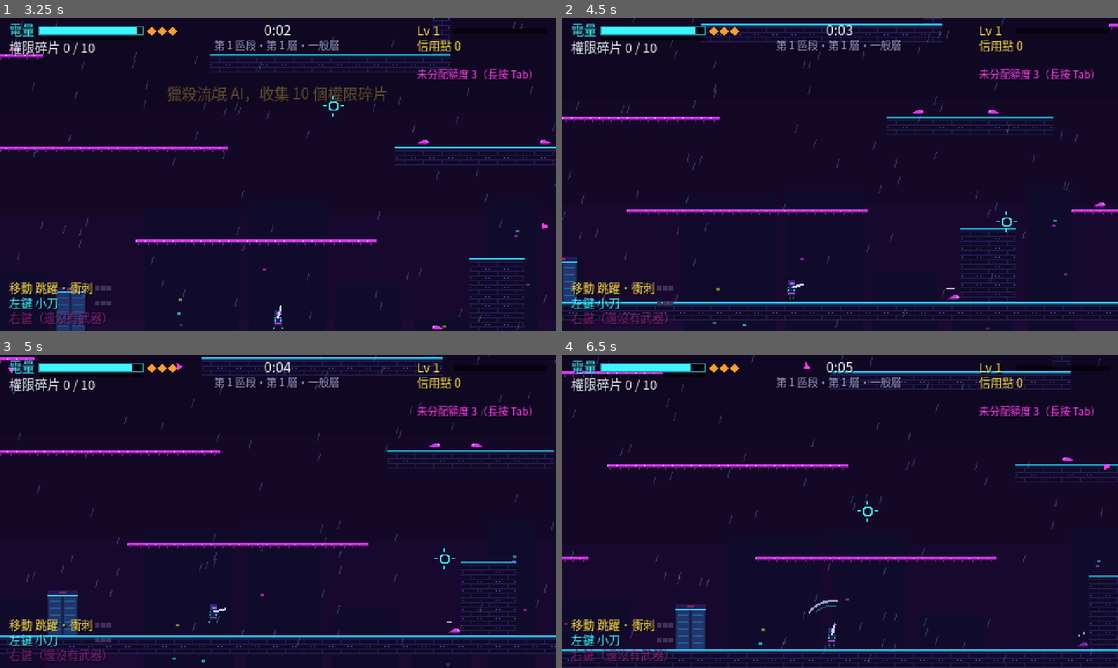
Above: before the commit, frames 1-4 (two rows, left to right).
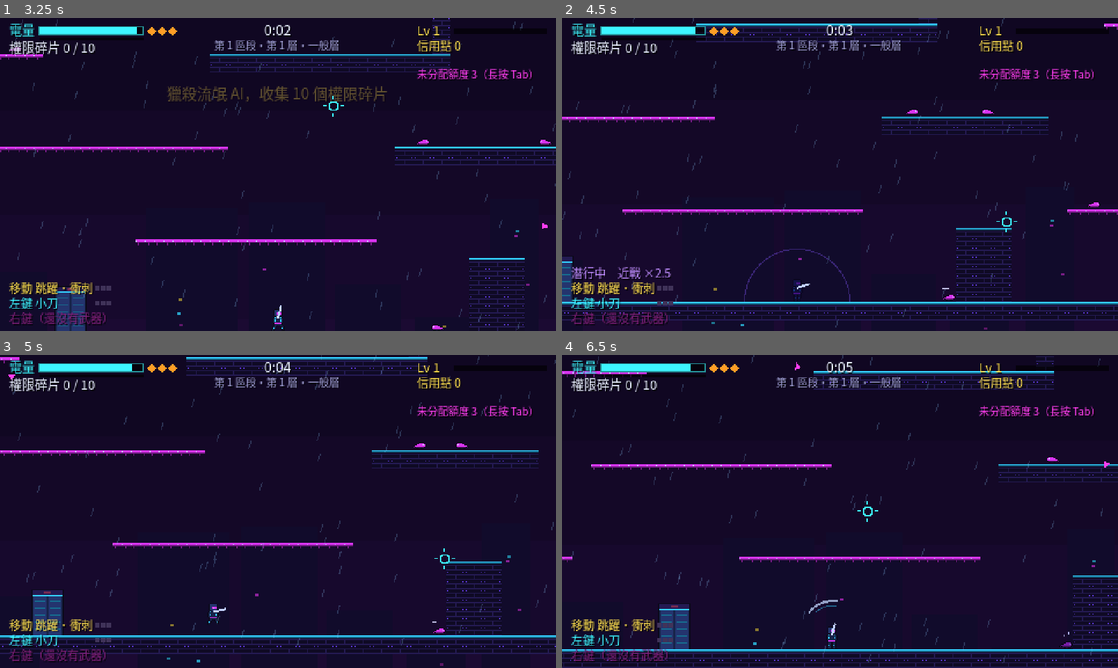
Above: after the commit, the same moments.

Repository: TWMavis/Neon-Hunter
Game: Godot game, scene res://scenes/menu/climb_start.tscn
Same seed, same stepped clock (60 frames per second), same inputs: the game is played once before the commit and once after it.
Inputs (mouse positions are in pixels of both pictures, inside the frame that each line leads up to):
- Up to frame 1 (3.25 s): click "開始攀登 第 1 區段・廢料層" at 0.5 s; tap Enter at 1.25 s; move the mouse to (400, 158) at 1.27 s; press the mouse at (400, 158) at 1.28 s; hold D (move_right) 1.28-2 s; tap Space (jump) at 1.52, 1.82 s; right-click (400, 158) at 1.55 s; release the mouse at (400, 158) at 2 s; drag from (166, 190) to (250, 237) at 2.02 s; move the mouse to (333, 105) at 2.77 s; hold D (move_right) from 2.78 s (still down); hold F (interact) from 2.78 s (still down); tap Shift (dash) at 2.85 s
- Up to frame 2 (4.5 s): release D (move_right) at 3.5 s; release F (interact) at 3.5 s; drag from (812, 237) to (673, 127) at 3.52 s; move the mouse to (1006, 221) at 4.27 s; hold A (move_left) from 4.28 s (still down); hold C (stealth, bound only after the commit) from 4.28 s (still down)
- Up to frame 3 (5 s): keep holding A (move_left); keep holding C (stealth, bound only after the commit); tap Space (jump) at 4.52, 4.55, 4.82 s; tap Tab (chip_menu) at 4.9 s
- Up to frame 4 (6.5 s): release A (move_left) at 5 s; release C (stealth, bound only after the commit) at 5 s; drag from (673, 464) to (756, 433) at 5.02 s; move the mouse to (867, 511) at 5.77 s; press the mouse at (867, 511) at 5.78 s; hold S (move_down) from 5.78 s (still down); right-click (867, 511) at 6.05 s

Frame 1 is identical in both runs. In frame 2, 2.1% of the frame differs, in the area x 0-100%, y 0-100%; in frame 3, 2.6%; in frame 4, 2.6%.

Commit message:
Add stealth: hold C to sneak, x2.5 stealth melee, x1.5 back attacks
- Prey sense range shrinks to 35% while the player sneaks; unaware prey don't counterattack
- '?' over prey that are close but unaware, '!' when they notice
- Jumping, dashing, firing, or getting hit breaks stealth (0.6 s cooldown)
- Knife deals x1.5 from behind and x2.5 as a stealth strike
- New stealth/alert/backstab sounds, settings and gamepad (LB) bindings, docs

Co-Authored-By: Claude Opus 5.5 (1M context) <noreply@anthropic.com>

Diff:
--- a/autoload/game_input.gd
+++ b/autoload/game_input.gd
@@ -1,7 +1,7 @@
 extends Node
 ## 輸入設定：鍵盤滑鼠與手把。啟動時註冊預設按鍵，再套用玩家在設定畫面改過的按鍵（Settings）。
-## 鍵盤：WASD 移動、空白鍵跳、Shift 衝刺、滑鼠瞄準與攻擊、長按 Tab 晶片頁面、長按 F 搭電梯
-## 手把：左搖桿移動、右搖桿瞄準、A 跳、RB 衝刺、RT／LT 左右鍵攻擊、長按 X 搭電梯、長按 Back 晶片頁面、Start 重新開始
+## 鍵盤：WASD 移動、空白鍵跳、Shift 衝刺、按住 C 潛行、滑鼠瞄準與攻擊、長按 Tab 晶片頁面、長按 F 搭電梯
+## 手把：左搖桿移動、右搖桿瞄準、A 跳、RB 衝刺、按住 LB 潛行、RT／LT 左右鍵攻擊、長按 X 搭電梯、長按 Back 晶片頁面、Start 重新開始
 
 const DEADZONE := 0.25
 
@@ -25,7 +25,8 @@
 	_bind(&"chip_menu", [KEY_TAB], [JOY_BUTTON_BACK], [])
 	_bind(&"interact", [KEY_F], [JOY_BUTTON_X], [])
 	_bind(&"attack_primary", [], [], [[JOY_AXIS_TRIGGER_RIGHT, 1.0]])
-	_bind(&"attack_secondary", [], [JOY_BUTTON_LEFT_SHOULDER], [[JOY_AXIS_TRIGGER_LEFT, 1.0]])
+	_bind(&"attack_secondary", [], [], [[JOY_AXIS_TRIGGER_LEFT, 1.0]])
+	_bind(&"stealth", [KEY_C], [JOY_BUTTON_LEFT_SHOULDER], [])
 	_add_mouse(&"attack_primary", MOUSE_BUTTON_LEFT)
 	_add_mouse(&"attack_secondary", MOUSE_BUTTON_RIGHT)
 	_bind(&"aim_left", [], [], [[JOY_AXIS_RIGHT_X, -1.0]])
--- a/scenes/enemies/prey.gd
+++ b/scenes/enemies/prey.gd
@@ -78,6 +78,7 @@
 var _charge_dir := 1.0
 var _was_on_floor := true
 var _mines: Array = []
+var _alert_time := 0.0              # 剛發現玩家時頭上的「!」
 
 
 ## 在加入場景前呼叫，決定種類與數值
@@ -241,7 +242,7 @@
 	match state:
 		State.WANDER:
 			stamina = minf(stamina + delta, max_stamina)
-			if dist < sense_range:
+			if dist < sense_range * _sense_mult():
 				_enter(State.FLEE)
 		State.FLEE:
 			stamina -= delta
@@ -264,7 +265,23 @@
 				_resurface()
 
 
+## 玩家潛行時感知範圍縮小（Boss 不受影響）
+func _sense_mult() -> float:
+	if kind == Kind.BOSS or not is_instance_valid(player):
+		return 1.0
+	return player.sense_mult()
+
+
+## 玩家潛行、在正常感知範圍內但還沒被發現（頭上顯示「?」）
+func is_suspicious() -> bool:
+	return state == State.WANDER and is_instance_valid(player) and player.stealthed 		and global_position.distance_to(player.global_position) < sense_range
+
+
 func _enter(next: State) -> void:
+	if state == State.WANDER and next == State.FLEE:
+		_alert_time = 0.6
+		if is_instance_valid(player) and player.stealthed:
+			Audio.sfx("alert", -4.0)
 	state = next
 	_state_time = 0.0
 	_blocked_time = 0.0
@@ -517,6 +534,12 @@
 	_charge_time = 0.0
 
 
+## 攻擊從獵物背後來（獵物面向 _dir 的反方向）
+func is_behind(attacker: Vector2) -> bool:
+	var side := signf(attacker.x - global_position.x)
+	return side != 0.0 and side == -_dir
+
+
 ## 直接進入喘息（幽靈突襲）
 func exhaust() -> void:
 	if state == State.BURROWED or kind == Kind.BOSS:
@@ -596,7 +619,9 @@
 	_dodge_time = maxf(_dodge_time - delta, 0.0)
 	var landed := is_on_floor() and not _was_on_floor
 	_was_on_floor = is_on_floor()
-	if state == State.STUNNED or not is_instance_valid(player) or player.dead:
+	_alert_time = maxf(_alert_time - delta, 0.0)
+	# 還沒發現玩家（遊蕩中）就不會反擊
+	if state == State.STUNNED or state == State.WANDER or not is_instance_valid(player) or player.dead:
 		return
 	match kind:
 		Kind.DRONE:
@@ -754,6 +779,10 @@
 	if kind == Kind.REPLICATOR:
 		var pulse := clampf(1.0 - split_time / 12.0, 0.0, 1.0)
 		draw_rect(body.grow(1.0 + pulse * 2.0), Color(0.8, 0.95, 1.0, 0.3 + pulse * 0.5), false, 1.0)
+	if is_suspicious():
+		draw_string(Fonts.ui(), Vector2(-20.0, -size.y * 0.5 - 3.0), "?", HORIZONTAL_ALIGNMENT_CENTER, 40.0, 11, Color("ffe14d"))
+	elif _alert_time > 0.0:
+		draw_string(Fonts.ui(), Vector2(-20.0, -size.y * 0.5 - 3.0), "!", HORIZONTAL_ALIGNMENT_CENTER, 40.0, 12, Color("ff2244"))
 	if _windup > 0.0 and int(_windup * 20.0) % 2 == 0:
 		tint = Color(3.0, 0.6, 0.6)   # 衝撞蓄力：閃紅
 	if _dodge_time > 0.0:
--- a/scenes/player/player.gd
+++ b/scenes/player/player.gd
@@ -20,6 +20,9 @@
 const DASH_COOLDOWN := 0.45
 const DROP_THROUGH_TIME := 0.2
 const HIT_INVULN_TIME := 0.7
+const STEALTH_SPEED_MULT := 0.5       # 潛行時的移動速度
+const STEALTH_COOLDOWN := 0.6         # 潛行解除後多久才能再潛行
+const STEALTH_SENSE_MULT := 0.35      # 潛行時獵物的感知範圍倍率
 const WALL_SLIDE_SPEED := 60.0
 const WALL_JUMP_PUSH := 170.0
 const JETPACK_TIME := 1.0
@@ -52,6 +55,8 @@
 var _grapple_time := 0.0
 var _grapple_point := Vector2.ZERO
 var _anim_t := 0.0
+var stealthed := false                # 潛行中（按住潛行鍵、站在地上）
+var _stealth_cd := 0.0
 
 
 func _ready() -> void:
@@ -146,7 +151,9 @@
 
 	var input := Vector2(Input.get_axis("move_left", "move_right"), Input.get_axis("move_up", "move_down"))
 
+	_update_stealth(delta)
 	if Input.is_action_just_pressed("dash") and _dash_cooldown <= 0.0 and _dash_charges > 0:
+		break_stealth()
 		_start_dash(input)
 		return
 
@@ -170,6 +177,8 @@
 		collision_mask &= ~Layers.ONEWAY
 		_drop_time = DROP_THROUGH_TIME
 
+	if _jump_buffer > 0.0 and stealthed:
+		break_stealth()   # 跳躍會解除潛行
 	if _jump_buffer > 0.0:
 		if _coyote > 0.0:
 			_jump(Vector2(velocity.x, JUMP_VELOCITY * _jump_mult()))
@@ -182,8 +191,35 @@
 		velocity.y *= JUMP_CUT
 
 	var accel := GROUND_ACCEL if is_on_floor() else AIR_ACCEL
-	velocity.x = move_toward(velocity.x, input.x * RUN_SPEED * (1.0 + ClimbState.skill_stat(Catalog.MOVEMENT, &"run_speed")), accel * delta)
+	var speed := RUN_SPEED * (1.0 + ClimbState.skill_stat(Catalog.MOVEMENT, &"run_speed"))
+	if stealthed:
+		speed *= STEALTH_SPEED_MULT
+	velocity.x = move_toward(velocity.x, input.x * speed, accel * delta)
 	move_and_slide()
+
+
+## 按住潛行鍵、站在地上就進入潛行；放開或離地就解除
+func _update_stealth(delta: float) -> void:
+	_stealth_cd = maxf(_stealth_cd - delta, 0.0)
+	var want := Input.is_action_pressed("stealth") and is_on_floor() and _grapple_time <= 0.0
+	if stealthed and not want:
+		break_stealth()
+	elif not stealthed and want and _stealth_cd <= 0.0:
+		stealthed = true
+		Audio.sfx("stealth", -6.0)
+
+
+## 解除潛行（跳躍、衝刺、開槍、近戰出手、被打中）；之後要等一下才能再潛行
+func break_stealth() -> void:
+	if not stealthed:
+		return
+	stealthed = false
+	_stealth_cd = STEALTH_COOLDOWN
+
+
+## 獵物的感知範圍倍率（潛行時縮小）
+func sense_mult() -> float:
+	return STEALTH_SENSE_MULT if stealthed else 1.0
 
 
 func _jump(new_velocity: Vector2) -> void:
@@ -235,6 +271,7 @@
 	if dead or _invuln > 0.0 or is_dashing():
 		return  # 衝刺中無敵
 	_invuln = HIT_INVULN_TIME
+	break_stealth()
 	if passives.consume_shield():
 		Audio.sfx("shield")
 		return
@@ -258,7 +295,12 @@
 		frame = 3
 	elif absf(velocity.x) > 20.0:
 		frame = 1 + int(_anim_t * 10.0) % 2
-	Art.draw(self, "player", 5, frame, Vector2.ZERO, flip)
+	if stealthed:
+		# 潛行：半透明、變暗，腳下畫出大概的「被發現距離」
+		draw_arc(Vector2(0.0, BODY_SIZE.y * 0.5), 130.0 * STEALTH_SENSE_MULT, PI, TAU, 24, Color(0.6, 0.4, 1.0, 0.35), 1.0)
+		Art.draw(self, "player", 5, frame, Vector2.ZERO, flip, Color(0.55, 0.5, 0.9, 0.5))
+	else:
+		Art.draw(self, "player", 5, frame, Vector2.ZERO, flip)
 	var shoulder := Vector2(0.0, -2.0)
 	var gun := Color("ff2244") if weapons and weapons.jam_left > 0.0 else Color("e6f7ff")
 	draw_line(shoulder, shoulder + aim_dir * 11.0, gun, 2.0)
--- a/scenes/ui/hud.gd
+++ b/scenes/ui/hud.gd
@@ -117,6 +117,8 @@
 		_skill_pips(Vector2(82, view.y - 26), weapons.primary.id)
 		_text(font, Vector2(8, view.y - 33), "移動 跳躍・衝刺", 10, YELLOW)
 		_skill_pips(Vector2(82, view.y - 39), Catalog.MOVEMENT)
+		if game.player.stealthed:
+			_text(font, Vector2(8, view.y - 46), "潛行中　近戰 ×2.5", 10, Color(0.75, 0.55, 1.0))
 		if weapons.secondary == null:
 			_text(font, Vector2(8, view.y - 7), "右鍵（還沒有武器）", 10, MAGENTA.darkened(0.5))
 	if weapons and weapons.secondary:
--- a/scenes/ui/settings_panel.gd
+++ b/scenes/ui/settings_panel.gd
@@ -5,7 +5,7 @@
 
 signal closed
 
-const GAMEPAD_HELP := "手把：左搖桿移動、右搖桿瞄準、A 跳躍、RB 衝刺、RT／LT 左右鍵攻擊、長按 X 搭電梯、長按 Back 晶片頁面、Start 重新開始"
+const GAMEPAD_HELP := "手把：左搖桿移動、右搖桿瞄準、A 跳躍、RB 衝刺、按住 LB 潛行、RT／LT 左右鍵攻擊、長按 X 搭電梯、長按 Back 晶片頁面、Start 重新開始"
 
 var _sliders: Dictionary = {}       # bus -> HSlider
 var _key_buttons: Dictionary = {}   # action -> Button
--- a/scenes/weapons/knife.gd
+++ b/scenes/weapons/knife.gd
@@ -1,10 +1,13 @@
 class_name Knife
 extends Weapon
 ## 小刀：開場唯一的武器。朝準心方向揮出一道弧形斬擊，範圍內的獵物都會被砍到並擊退。
+## 從獵物背後砍 ×1.5；潛行中出手（潛行一擊）×2.5，出手後解除潛行。
 
 const REACH := 26.0
 const ARC_DOT := 0.25          # 跟準心方向的夾角小於約 75 度才砍得到
 const DAMAGE := 2.0
+const STEALTH_MULT := 2.5
+const BACK_MULT := 1.5
 
 
 func _init() -> void:
@@ -14,6 +17,8 @@
 
 func _fire(origin: Vector2, aim: Vector2) -> void:
 	var center := origin - aim * 6.0   # 從手的位置算起
+	var player := get_tree().get_first_node_in_group("player") as Player
+	var stealth := player != null and player.stealthed
 	for node in get_tree().get_nodes_in_group("prey"):
 		var prey := node as Prey
 		if prey == null or not prey.visible:
@@ -21,11 +26,20 @@
 		var to_prey := prey.global_position - center
 		if to_prey.length() > REACH + prey.size.x * 0.5 or aim.dot(to_prey.normalized()) < ARC_DOT:
 			continue
-		prey.take_damage(DAMAGE * damage_mult(), id)
+		var mult := damage_mult()
+		if stealth:
+			mult *= STEALTH_MULT
+		if prey.is_behind(center):
+			mult *= BACK_MULT
+		prey.take_damage(DAMAGE * mult, id)
 		if is_instance_valid(prey):
 			prey.knockback(aim * 120.0)
 	var slash := Slash.new()
 	slash.position = center
 	slash.rotation = aim.angle()
 	slash.radius = REACH
+	if stealth:
+		slash.color = Color("ff3df0")
+		Audio.sfx("backstab", -2.0)
+		player.break_stealth()
 	_spawn(slash)
--- a/scenes/weapons/slash.gd
+++ b/scenes/weapons/slash.gd
@@ -5,6 +5,7 @@
 const DURATION := 0.12
 
 var radius := 26.0
+var color := Color(0.24, 0.96, 1.0)
 var _t := 0.0
 
 
@@ -20,4 +21,4 @@
 	var k := _t / DURATION
 	var sweep := lerpf(-1.2, 1.2, minf(k * 1.6, 1.0))
 	draw_arc(Vector2.ZERO, radius, -1.2, sweep, 12, Color(0.9, 1.0, 1.0, 1.0 - k), 2.0)
-	draw_arc(Vector2.ZERO, radius - 4.0, -1.0, sweep, 10, Color(0.24, 0.96, 1.0, 0.6 * (1.0 - k)), 1.0)
+	draw_arc(Vector2.ZERO, radius - 4.0, -1.0, sweep, 10, Color(color, 0.6 * (1.0 - k)), 1.0)
--- a/scenes/weapons/weapon_manager.gd
+++ b/scenes/weapons/weapon_manager.gd
@@ -71,10 +71,13 @@
 		else:
 			if primary.try_fire(origin, player.aim_dir):
 				Audio.sfx(FIRE_SOUNDS.get(primary.id, "shoot"), -3.0)
+				if primary.id != &"knife":
+					player.break_stealth()   # 槍聲會解除潛行（小刀自己處理潛行一擊）
 	else:
 		_held = 0.0
 	if Input.is_action_just_pressed("attack_secondary") and secondary:
 		if secondary.try_fire(origin, player.aim_dir):
 			Audio.sfx(FIRE_SOUNDS.get(secondary.id, "net"))
+			player.break_stealth()
 		else:
 			Audio.sfx("denied", -6.0)
--- a/scripts/settings.gd
+++ b/scripts/settings.gd
@@ -10,7 +10,7 @@
 ## 可以在設定畫面改鍵的動作（滑鼠攻擊、手把不在這裡改）
 const REBINDABLE := {
 	&"move_left": "左移", &"move_right": "右移", &"move_up": "上", &"move_down": "下／從平台下跳",
-	&"jump": "跳躍", &"dash": "衝刺", &"interact": "搭電梯（按住）", &"chip_menu": "晶片頁面（按住）",
+	&"jump": "跳躍", &"dash": "衝刺", &"stealth": "潛行（按住）", &"interact": "搭電梯（按住）", &"chip_menu": "晶片頁面（按住）",
 }
 
 static var volumes: Dictionary = DEFAULT_VOLUME.duplicate()
--- a/tests/preview_level_up.gd
+++ b/tests/preview_level_up.gd
@@ -19,6 +19,12 @@
 			x += 34.0
 		game.player.global_position = Vector2(150, 516)
 	await get_tree().create_timer(0.3).timeout
+	if OS.get_cmdline_user_args().has("stealth"):
+		Input.action_press(&"stealth")
+		game.player.global_position = game.elevator.global_position + Vector2(-60, -12)
+		game._spawn_prey(Prey.Kind.RAT, game.player.global_position + Vector2(60, 10))
+		game._spawn_prey(Prey.Kind.KITER, game.player.global_position + Vector2(-60, 8))
+		return
 	if OS.get_cmdline_user_args().has("settings"):
 		game.open_settings()
 	elif OS.get_cmdline_user_args().has("fight"):
@@ -46,5 +52,5 @@
 		get_tree().paused = true
 	elif OS.get_cmdline_user_args().has("overclock"):
 		RunState.add_energy(-1000.0)
-	elif not OS.get_cmdline_user_args().has("enemies") and not OS.get_cmdline_user_args().has("settings"):
+	elif not OS.get_cmdline_user_args().has("enemies") and not OS.get_cmdline_user_args().has("settings") and not OS.get_cmdline_user_args().has("stealth"):
 		game.gain_xp(ClimbState.xp_to_next())
--- a/tests/smoke_test.gd
+++ b/tests/smoke_test.gd
@@ -25,6 +25,7 @@
 	await _test_knife_start()
 	await _test_shop_scrolls()
 	await _test_settings_and_gamepad()
+	await _test_stealth()
 	print("SMOKE TEST: %s (%d failures)" % ["PASS" if _failures == 0 else "FAIL", _failures])
 	get_tree().quit(_failures)
 
@@ -614,3 +615,63 @@
 	Settings.volumes = old_volumes
 	Settings.keys = old_keys
 	Settings.save()
+
+
+func _test_stealth() -> void:
+	print("stealth:")
+	ClimbState.new_climb()
+	get_tree().paused = false
+	var game: Game = load("res://scenes/game/game.tscn").instantiate()
+	game.auto_advance = false
+	game.map_override = Section1Maps.floors()[0]
+	game.process_mode = Node.PROCESS_MODE_PAUSABLE
+	add_child(game)
+	await _frames(10)
+	for node in game._enemies.get_children():
+		node.queue_free()
+	game.floor_data.rat_count = 0
+	game.floor_data.drone_count = 0
+	var player := game.player
+	player.global_position = game.elevator.global_position + Vector2(-60, -12)
+	await _frames(20)
+	Input.action_press(&"stealth")
+	await _frames(3)
+	_check(player.stealthed, "holding C on the ground enters stealth")
+	var rat := game._spawn_prey(Prey.Kind.RAT, player.global_position + Vector2(70, 10))
+	await _frames(10)
+	_check(rat.state == Prey.State.WANDER, "a rat 70px away does not notice a stealthed player")
+	_check(rat.is_suspicious(), "the rat shows '?'")
+	Input.action_release(&"stealth")
+	await _frames(5)
+	_check(not player.stealthed and rat.state == Prey.State.FLEE, "leaving stealth: the rat notices and flees")
+	rat.queue_free()
+
+	await _frames(40)
+	Input.action_press(&"stealth")
+	await _frames(3)
+	var target := game._spawn_prey(Prey.Kind.ELITE, player.global_position + Vector2(18, 4))
+	await _frames(3)
+	target._dir = -1.0   # 面向玩家（不是背後）
+	var hp := target.hp
+	player.weapons.primary.try_fire(player.global_position + Vector2(8, -2), Vector2.RIGHT)
+	await _frames(2)
+	_check(is_equal_approx(hp - target.hp, 2.0 * 2.5), "stealth strike does x2.5 melee damage (%.1f)" % (hp - target.hp))
+	_check(not player.stealthed, "attacking breaks stealth")
+	target._dir = 1.0    # 背對玩家
+	target._enter(Prey.State.FLEE)
+	hp = target.hp
+	player.weapons.primary._cooldown_left = 0.0
+	player.weapons.primary.charges = 1
+	player.weapons.primary.try_fire(player.global_position + Vector2(8, -2), Vector2.RIGHT)
+	await _frames(2)
+	_check(is_equal_approx(hp - target.hp, 2.0 * 1.5), "hitting from behind does x1.5 (%.1f)" % (hp - target.hp))
+	target.queue_free()
+
+	await _frames(40)
+	_check(player.stealthed, "still holding C: stealth comes back after the cooldown")
+	Input.action_press(&"jump")
+	await _frames(2)
+	Input.action_release(&"jump")
+	_check(not player.stealthed, "jumping breaks stealth")
+	Input.action_release(&"stealth")
+	await _end(game)
--- a/tools/generate_assets.gd
+++ b/tools/generate_assets.gd
@@ -435,6 +435,9 @@
 	_save("charge", _mix([_sweep(0.35, 70.0, 150.0, "saw", 0.4), _noise(0.35, 0.25, 1200.0)]))
 	_save("blink", _sweep(0.12, 2200.0, 500.0, "sine", 0.3))
 	_save("mine", _notes([1800.0, 1800.0], 0.03, "square", 0.2))
+	_save("stealth", _sweep(0.25, 500.0, 220.0, "sine", 0.2))
+	_save("alert", _notes([1400.0, 1900.0], 0.06, "square", 0.25))
+	_save("backstab", _mix([_noise(0.14, 0.5, 8000.0, true), _sweep(0.18, 1400.0, 200.0, "saw", 0.3)]))
 	_save("slash", _mix([_noise(0.1, 0.45, 7000.0, true), _sweep(0.08, 900.0, 300.0, "triangle", 0.2)]))
 
 
Not shown, changed: README.md
Not shown, added: audio/alert.wav
Not shown, added: audio/backstab.wav
Not shown, changed: audio/music_hunt.wav
Not shown, changed: audio/slash.wav
Not shown, added: audio/stealth.wav
Not shown, changed: docs/DESIGN.md
Not shown, added: docs/STEALTH_PLAN.md
